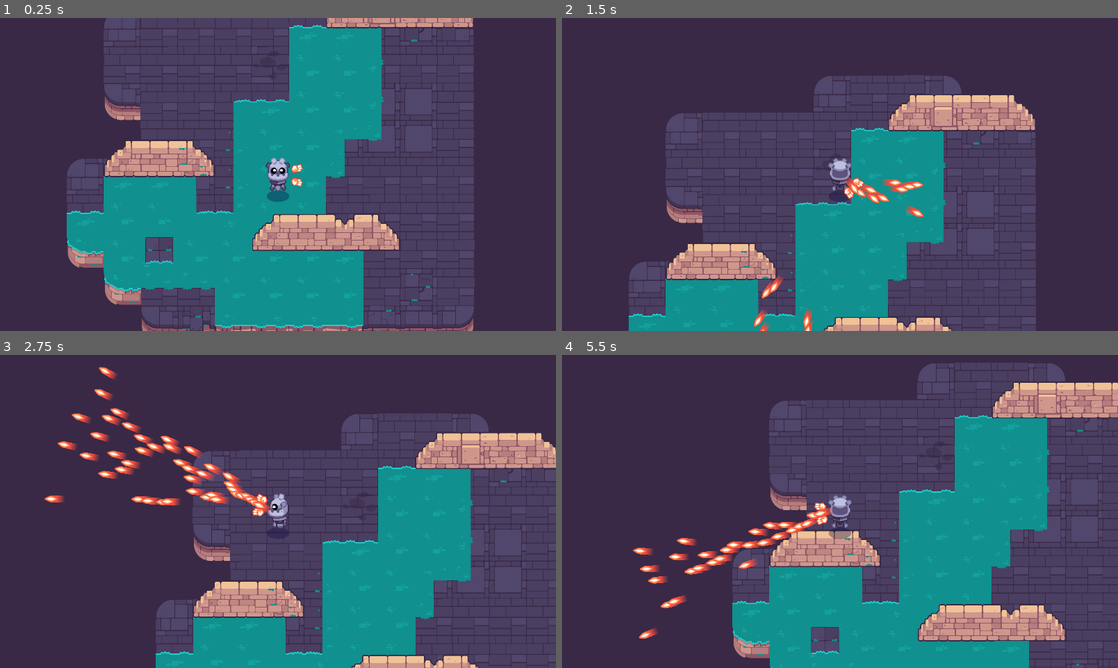
Above: before the commit, frames 1-4 (two rows, left to right).
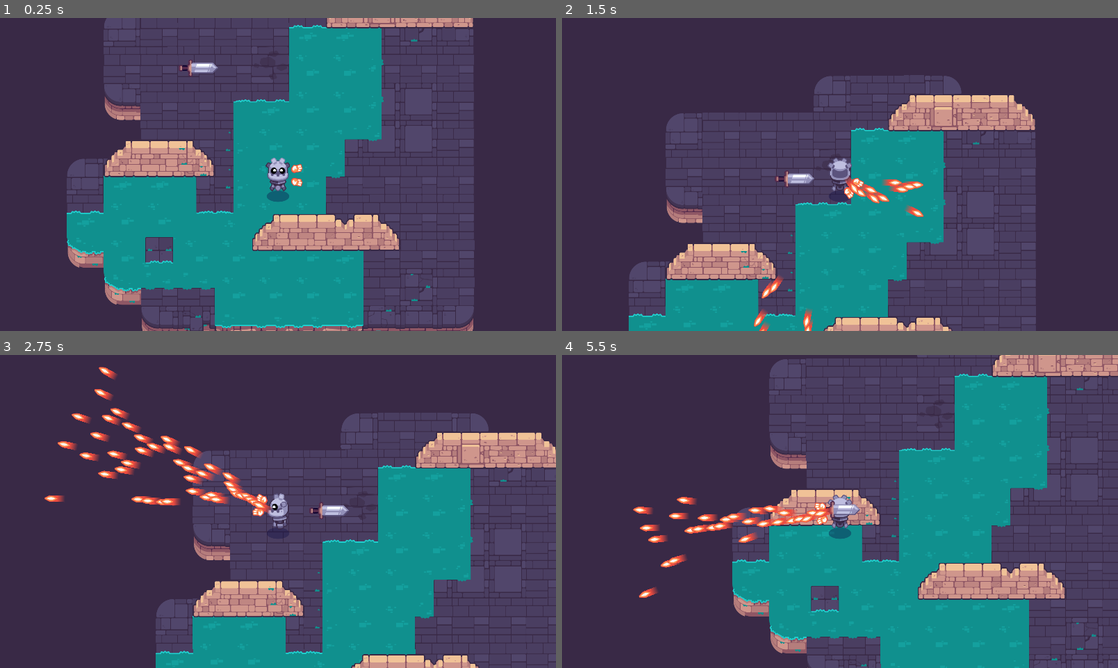
Above: after the commit, the same moments.

Repository: raweggyolk/Path-of-Sorcerers
Game: Godot game, scene res://game.tscn
The game is run twice, just before and just after one commit, with the same random seed, the same clock (stepped at 60 frames per second) and the same inputs. The project has no main scene, so this scene is started directly.
Inputs (mouse positions are in pixels of both pictures, inside the frame that each line leads up to):
- Up to frame 1 (0.25 s): no input
- Up to frame 2 (1.5 s): tap Enter at 0.5 s; move the mouse to (812, 237) at 0.52 s; press the mouse at (812, 237) at 0.53 s; hold W (move_up) 0.53-1.25 s; tap Space at 0.77 s; release the mouse at (812, 237) at 1.25 s; drag from (1006, 221) to (767, 315) at 1.27 s
- Up to frame 3 (2.75 s): move the mouse to (111, 464) at 2.02 s; press the mouse at (111, 464) at 2.03 s; hold A (move_left) from 2.03 s (still down)
- Up to frame 4 (5.5 s): release A (move_left) at 2.75 s; release the mouse at (673, 464) at 2.75 s; drag from (867, 511) to (623, 442) at 2.77 s; move the mouse to (756, 433) at 3.52 s; press the mouse at (756, 433) at 3.53 s; hold S (move_down) 3.53-4.25 s; tap Space at 3.77 s; release the mouse at (756, 433) at 4.25 s; drag from (962, 495) to (739, 367) at 4.27 s; move the mouse to (728, 527) at 5.02 s; press the mouse at (728, 527) at 5.03 s; hold W (move_up) from 5.03 s (still down)

The runs differ from the first frame. In frame 1, 0.2% of the frame differs, in the area x 32-40%, y 13-19%; in frame 2, 0.2%; in frame 3, 2.6%; in frame 4, 32%, in the area x 12-100%, y 0-100%.

Commit message:
sword mob

Diff:
--- a/M10.twin_stick_workbook/game.tscn
+++ b/M10.twin_stick_workbook/game.tscn
@@ -1,7 +1,8 @@
-[gd_scene load_steps=3 format=3 uid="uid://bqm4f1kfhyu3p"]
+[gd_scene load_steps=4 format=3 uid="uid://bqm4f1kfhyu3p"]
 
 [ext_resource type="PackedScene" uid="uid://cu2rb5dl4ljte" path="res://levels/rooms/room_a.tscn" id="1_nvmh0"]
 [ext_resource type="PackedScene" uid="uid://2vfl30qvq3hm" path="res://player.tscn" id="2_u3ttb"]
+[ext_resource type="PackedScene" uid="uid://bspwo5vam5de" path="res://mob.tscn" id="3_echao"]
 
 [node name="Game" type="Node2D"]
 
@@ -9,3 +10,6 @@
 
 [node name="Player" parent="." instance=ExtResource("2_u3ttb")]
 position = Vector2(731, 695)
+
+[node name="Mob" parent="." instance=ExtResource("3_echao")]
+position = Vector2(456, 328)
--- /dev/null
+++ b/M10.twin_stick_workbook/mob.gd
@@ -0,0 +1,32 @@
+class_name Mob extends CharacterBody2D
+
+@export var max_speed := 250.0
+@export var acceleration := 700.0
+
+var _player: Player = null
+
+@onready var _detection_area: Area2D = $DetectionArea
+
+
+func _ready() -> void:
+	_detection_area.body_entered.connect(func (body: Node) -> void:
+		if body is Player:
+			_player = body
+	)
+	_detection_area.body_exited.connect(func (body: Node) -> void:
+		if body is Player:
+			_player = null
+	)
+
+
+func _physics_process(delta: float) -> void:
+	if _player == null:
+		velocity = velocity.move_toward(Vector2.ZERO, acceleration * delta)
+	else:
+		var direction := global_position.direction_to(_player.global_position)
+		var distance := global_position.distance_to(_player.global_position)
+		var speed := max_speed if distance > 120.0 else max_speed * distance / 120.0
+		var desired_velocity := direction * speed
+		velocity = velocity.move_toward(desired_velocity, acceleration * delta)
+
+	move_and_slide()
--- /dev/null
+++ b/M10.twin_stick_workbook/mob.tscn
@@ -0,0 +1,28 @@
+[gd_scene load_steps=5 format=3 uid="uid://bspwo5vam5de"]
+
+[ext_resource type="Texture2D" uid="uid://nohjoiah3jgr" path="res://mobs/sword_inactive.png" id="1_7iak3"]
+[ext_resource type="Script" path="res://mob.gd" id="1_urjbd"]
+
+[sub_resource type="CircleShape2D" id="CircleShape2D_khii5"]
+radius = 404.278
+
+[sub_resource type="CapsuleShape2D" id="CapsuleShape2D_64m8j"]
+radius = 23.0
+height = 122.0
+
+[node name="Mob" type="CharacterBody2D"]
+motion_mode = 1
+script = ExtResource("1_urjbd")
+
+[node name="DetectionArea" type="Area2D" parent="."]
+
+[node name="CollisionShape2D" type="CollisionShape2D" parent="DetectionArea"]
+visibility_layer = 2
+shape = SubResource("CircleShape2D_khii5")
+
+[node name="Sprite2D" type="Sprite2D" parent="."]
+texture = ExtResource("1_7iak3")
+
+[node name="CollisionShape2D" type="CollisionShape2D" parent="."]
+rotation = -1.5708
+shape = SubResource("CapsuleShape2D_64m8j")
